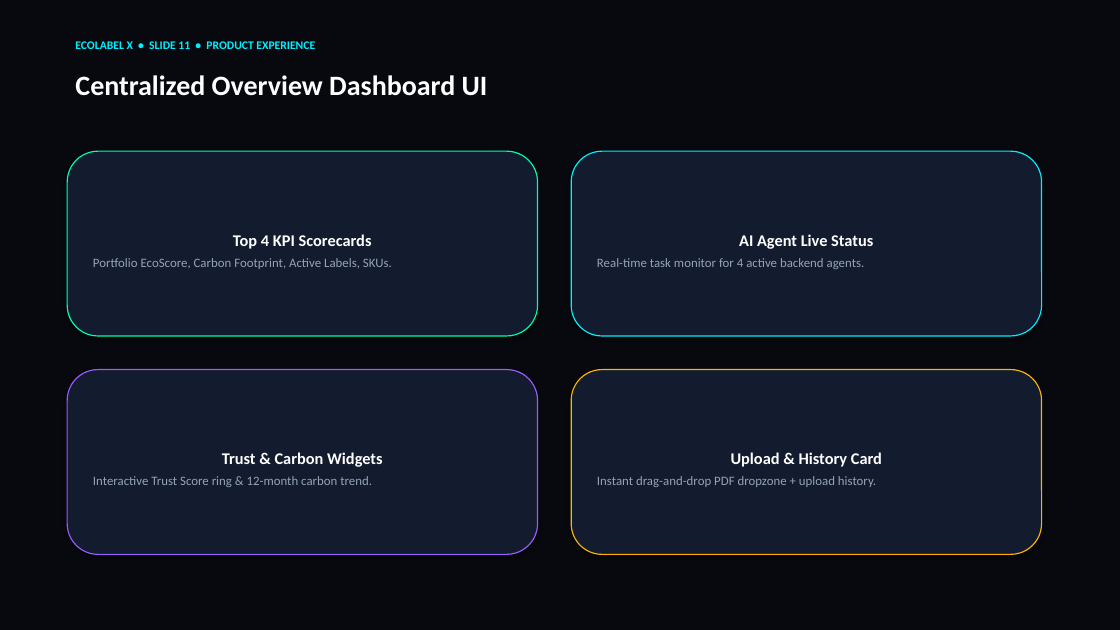
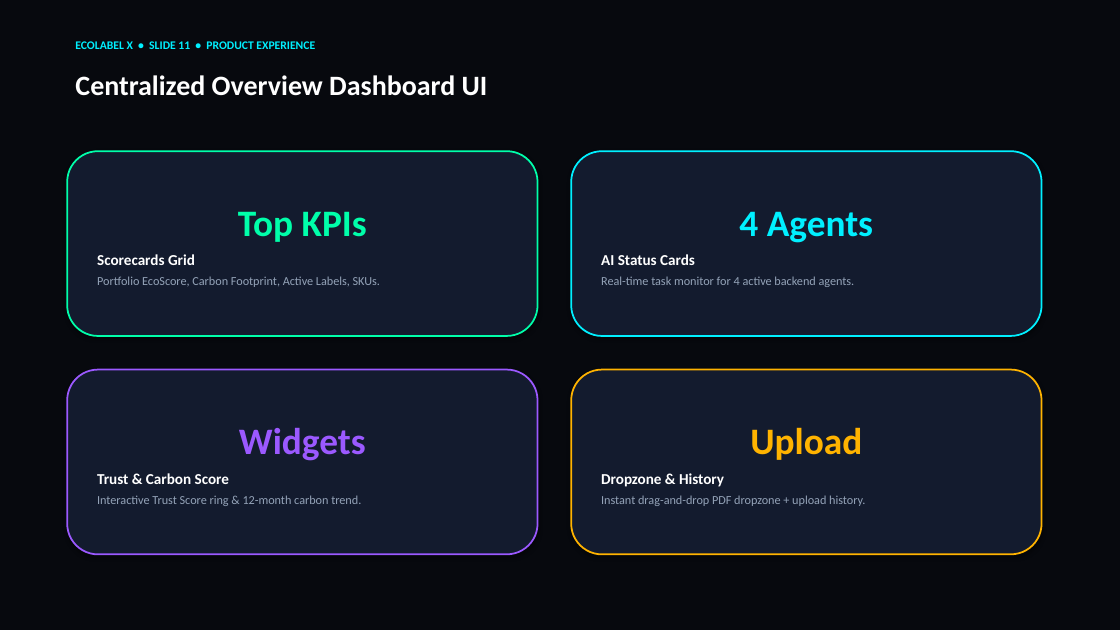
Before and after one commit to mohamedidhris777/eco-label, a slide deck: slide 11 of EcoLabel_X_Hackathon_Presentation.pptx. Drawn at 1120x630 pixels with LibreOffice and Linux fonts; fonts in the diff are those of the drawing. Boxes give left, top, right and bottom in pixels: in the first picture for what was removed or moved away, otherwise in the second. Text is boxed around its words. In the diff, an @@ line names an element or a change of style, - is before the commit and + after.

```diff
--- a/EcoLabel_X_Hackathon_Presentation.pptx
+++ b/EcoLabel_X_Hackathon_Presentation.pptx
@@ rounded rectangle "Top KPIs" at [67, 151, 538, 336]: outline #00FFAA 1 pt to #00FFAA 1.5 pt @@
@@ rounded rectangle "4 Agents" at [571, 151, 1042, 336]: outline #00F0FF 1 pt to #00F0FF 1.5 pt @@
@@ text in rounded rectangle at [97, 211, 367, 265]: text changed; size 14 to 13 pt @@
-Top 4 KPI Scorecards
+Top KPIs
+Scorecards Grid
@@ text in rounded rectangle at [601, 211, 873, 265]: text changed; size 14 to 13 pt @@
-AI Agent Live Status
+4 Agents
+AI Status Cards
@@ text in rounded rectangle at [97, 276, 380, 287]: size 11 to 10.5 pt in "Portfolio EcoScore, Carbon Footprint, Active Labels, SKUs." @@
@@ text in rounded rectangle at [601, 276, 855, 287]: size 11 to 10.5 pt in "Real-time task monitor for 4 active backend ..." @@
@@ rounded rectangle "Widgets" at [67, 370, 538, 555]: outline #9B59FF 1 pt to #9B59FF 1.5 pt @@
@@ rounded rectangle "Upload" at [571, 370, 1042, 555]: outline #FFB300 1 pt to #FFB300 1.5 pt @@
@@ text in rounded rectangle at [97, 427, 366, 484]: text changed; size 14 to 13 pt @@
-Trust & Carbon Widgets
+Widgets
+Trust & Carbon Score
@@ text in rounded rectangle at [601, 427, 862, 487]: text changed; size 14 to 13 pt @@
-Upload & History Card
+Upload
+Dropzone & History
@@ text in rounded rectangle at [97, 495, 361, 506]: size 11 to 10.5 pt in "Interactive Trust Score ring & 12-month carbon ..." @@
@@ text in rounded rectangle at [601, 495, 865, 506]: size 11 to 10.5 pt in "Instant drag-and-drop PDF dropzone + upload history." @@
```
Also in this commit, not shown: 24 other slides changed, 2 other files.
